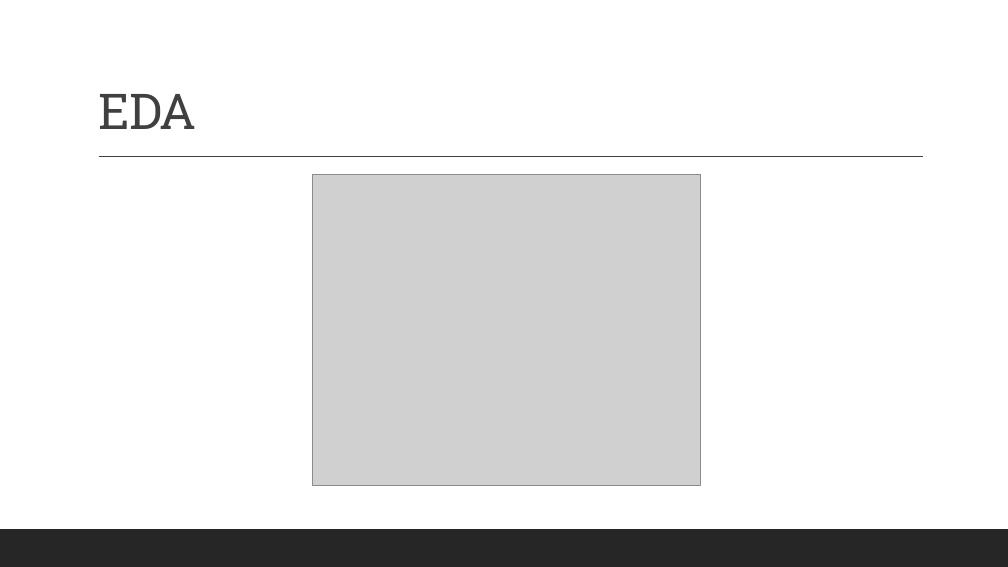
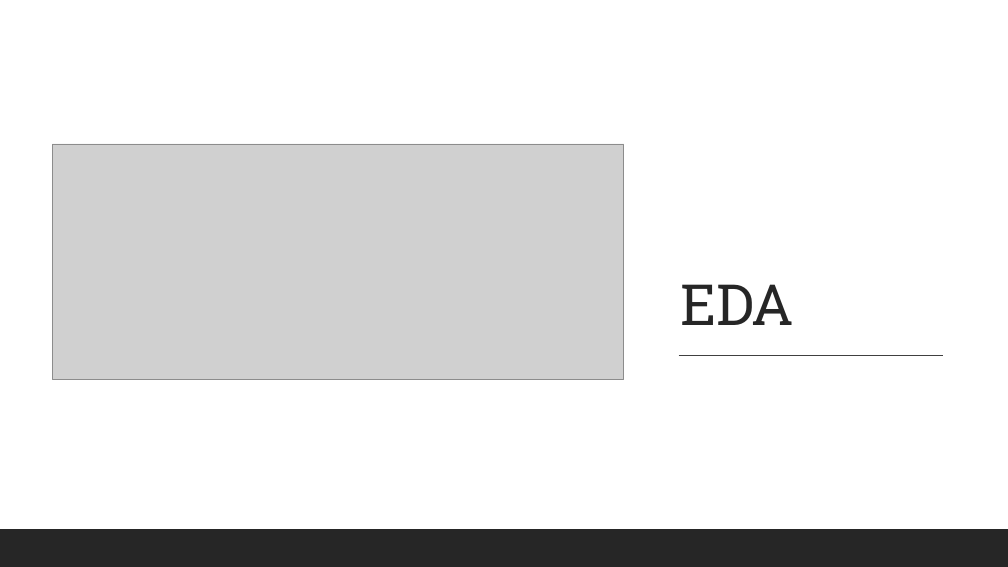
Before and after one commit to VargheseTresa/SpringBoard, a slide deck: slide 9 of cap3/Capstone_Final_Slides.pptx (slide 6 before the commit). Drawn at 1008x567 pixels with LibreOffice and Linux fonts; fonts in the diff are those of the drawing; grey boxes stand for pictures. Boxes give left, top, right and bottom in pixels: in the first picture for what was removed or moved away, otherwise in the second. Text is boxed around its words. In the diff, an @@ line names an element or a change of style, - is before the commit and + after.

```diff
--- a/cap3/Capstone_Final_Slides.pptx
+++ b/cap3/Capstone_Final_Slides.pptx
@@ rectangle added at bbox=[0, 0, 1008, 567], fill #FFFFFF @@
@@ title "EDA": place and size @@
-title "EDA" at bbox=[98, 94, 196, 129]
+title "EDA" at bbox=[681, 284, 794, 325]
@@ title "EDA" at bbox=[681, 284, 794, 325]: size 47 to 54 pt, text colour #404040 to #262626 @@
@@ picture added at bbox=[52, 144, 624, 380] @@
@@ line removed from (99, 157) to (923, 157) @@
@@ picture removed at bbox=[312, 175, 701, 485] @@
@@ line added from (679, 355) to (944, 355), #404040 1 pt @@
```
Also in this commit, not shown: 1 other slide changed, 9 slides added, 10 slides removed, 1 other file.
